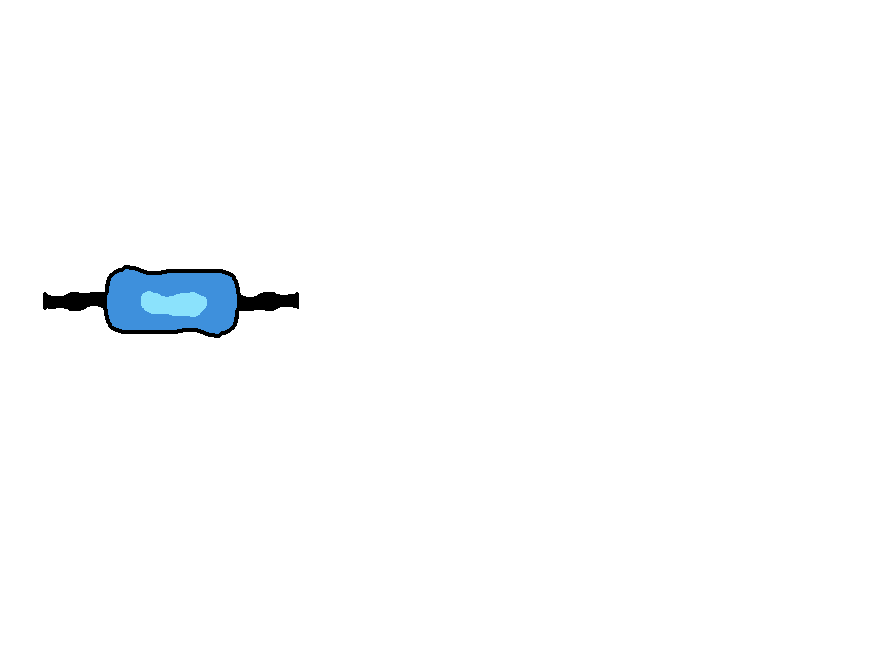
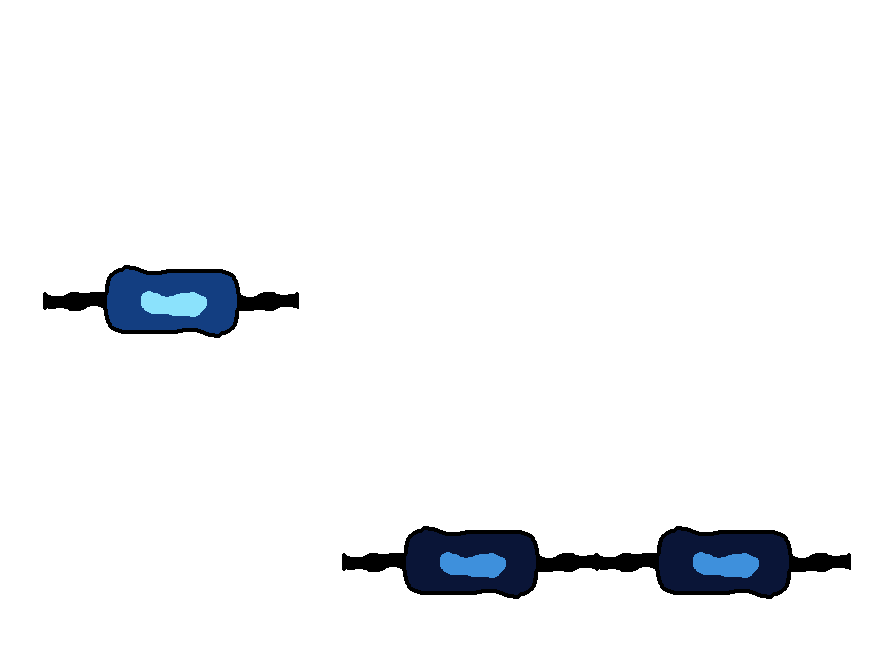
Before/after of a 872px x 654px layered artwork. What changed in the layer stack:
added layer "Layer 12 copy 5" above "Layer 12 copy 4" over box(342, 526, 598, 599)
added layer "Layer 12 copy 4" above "Layer 12 copy 3" over box(595, 526, 851, 599)
painted on "Layer 12 copy 3" over box(107, 269, 237, 334)